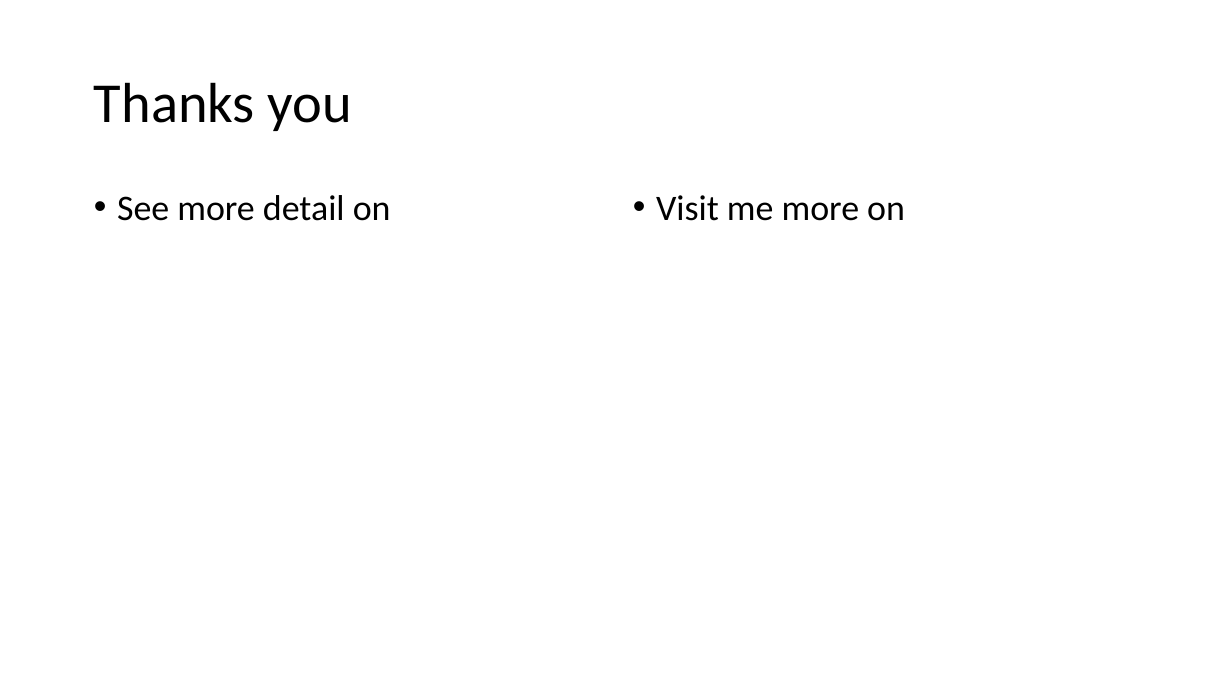
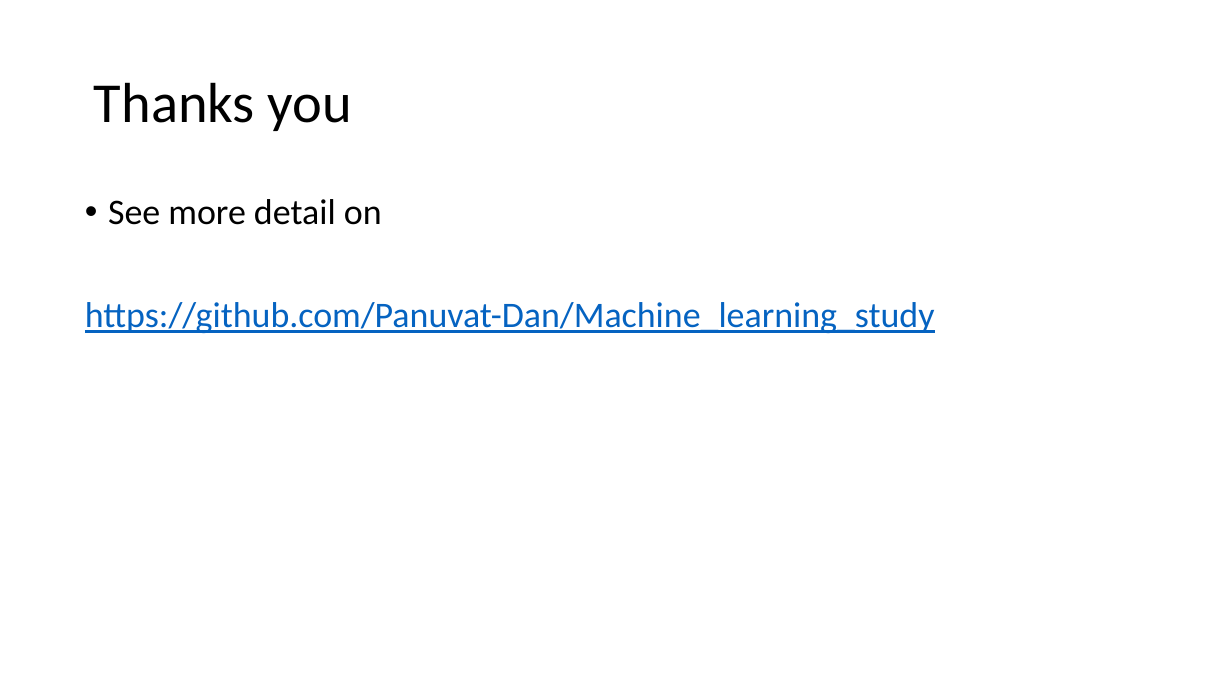
Before and after one commit to Panuvat-Dan/Machine_learning_study, a slide deck: slide 15 of Presentation_panuvat.pptx. Drawn at 1232x693 pixels with LibreOffice and Linux fonts; fonts in the diff are those of the drawing. Boxes give left, top, right and bottom in pixels: in the first picture for what was removed or moved away, otherwise in the second. Text is boxed around its words. In the diff, an @@ line names an element or a change of style, - is before the commit and + after.

Commit message:
Changing: Modify pptx

```diff
--- a/Presentation_panuvat.pptx
+++ b/Presentation_panuvat.pptx
@@ text "See more detail on": place and size @@
-text "See more detail on" at [117,195,391,221]
+text "See more detail on" at [85,199,935,333]
@@ text removed at [656,195,905,221] @@
-• Visit me more on
@@ text at [85,302,935,333]: paragraph added @@
+https://github.com/Panuvat-Dan/Machine_learning_study
```
Also in this commit, not shown: 1 other slide changed.
